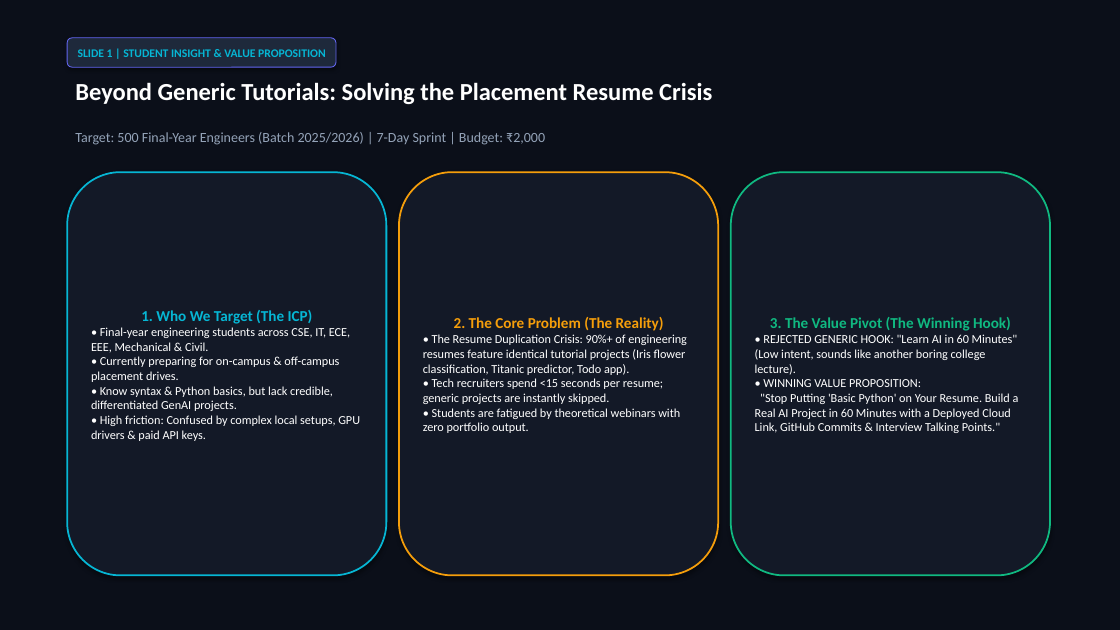
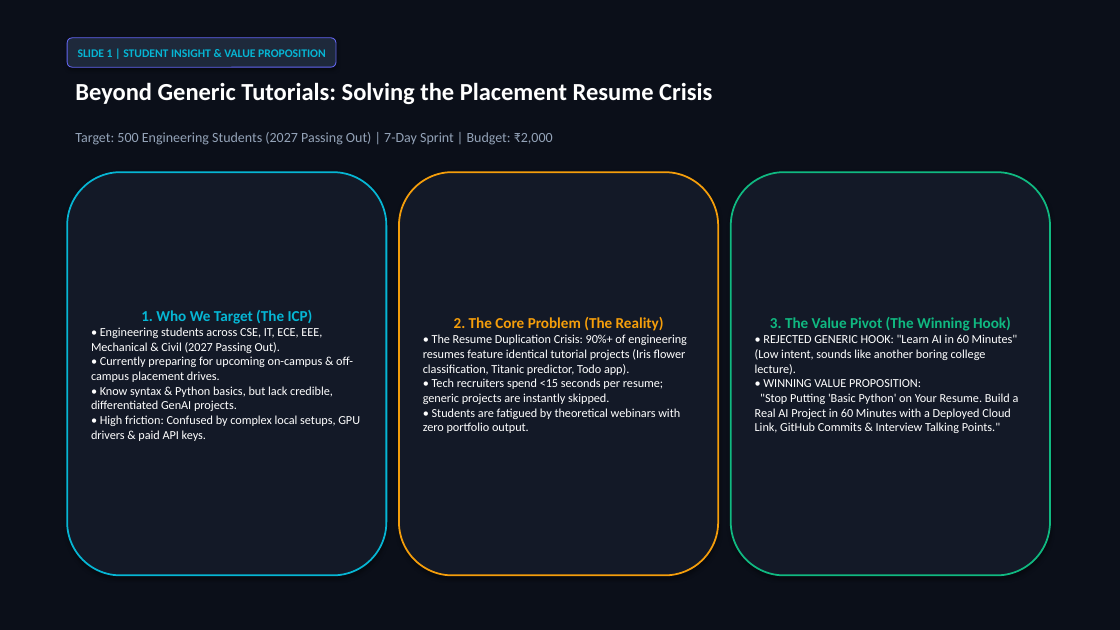
Before and after one commit to Sasi-Kiran-Yasaswi-Vejju/Nxtwave-Growth-Intern-Command-centre, a slide deck: slide 1 of NxtWave_Growth_Challenge_5_Slide_Deck.pptx. Drawn at 1120x630 pixels with LibreOffice and Linux fonts; fonts in the diff are those of the drawing. Boxes give left, top, right and bottom in pixels: in the first picture for what was removed or moved away, otherwise in the second. Text is boxed around its words. In the diff, an @@ line names an element or a change of style, - is before the commit and + after.

Commit message:
update: align target batch year to 2027 passing out across web app, database, docs, and PowerPoint deck

```diff
--- a/NxtWave_Growth_Challenge_5_Slide_Deck.pptx
+++ b/NxtWave_Growth_Challenge_5_Slide_Deck.pptx
@@ text at (75,132,553,145): text changed @@
-Target: 500 Final-Year Engineers (Batch 2025/2026) | 7-Day Sprint | Budget: ₹2,000
+Target: 500 Engineering Students (2027 Passing Out) | 7-Day Sprint | Budget: ₹2,000
@@ text in rounded rectangle at (91,327,360,441): text changed @@
-• Final-year engineering students across CSE, IT, ECE, EEE, Mechanical & Civil.
-• Currently preparing for on-campus & off-campus placement drives.
-• Know syntax & Python basics, but lack credible, differentiated GenAI projects.
-• High friction: Confused by complex local setups, GPU drivers & paid API keys.
+• Engineering students across CSE, IT, ECE, EEE, Mechanical & Civil (2027 Passing Out).
+• Currently preparing for upcoming on-campus & off-campus placement drives.
+• Know syntax & Python basics, but lack credible, differentiated GenAI projects.
+• High friction: Confused by complex local setups, GPU drivers & paid API keys.
```
Also in this commit, not shown: 11 other files.
